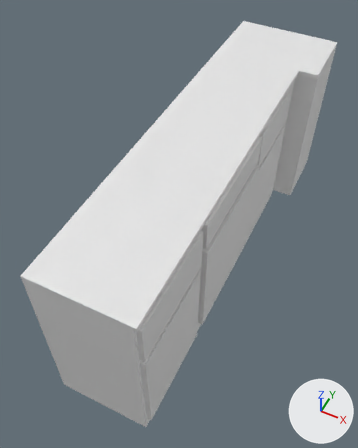
Renders of the FBX model cookies/Assets/Models/Props/kitchen_countertop_2.FBX from each side of a commit.
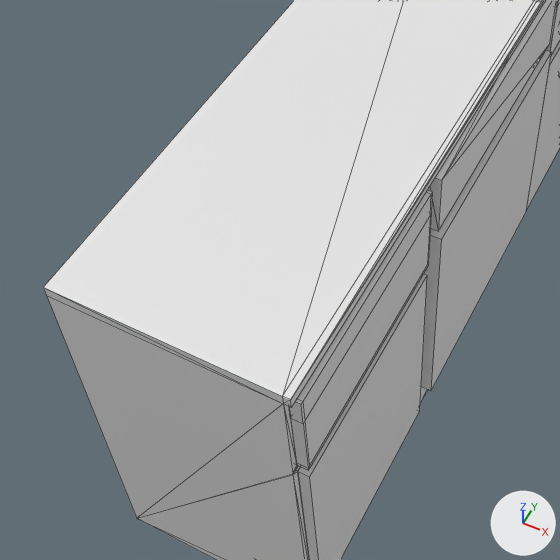
Each version is shown whole from a camera (50 mm lens) standing at (0.432, -1.246, 1.563) and looking at (-0.096, -0.19, 0.244), then close up on the part from 0% to 74% of the width and 31% to 90% of the height. Every picture has the same lights, and +X, +Y and +Z are marked at lower right. The close-ups show mesh edges as thin lines. Materials are left out; every surface is plain grey. Where no turn or scale is listed for an object, it has been applied to the vertices.

The first close-up shows 'cupboard', 'cupboard_door_2', 'cupboard_door_3', 'cupboard_drawer_2', 'dishwasher_door'.
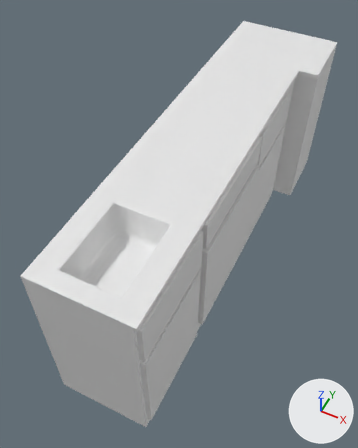
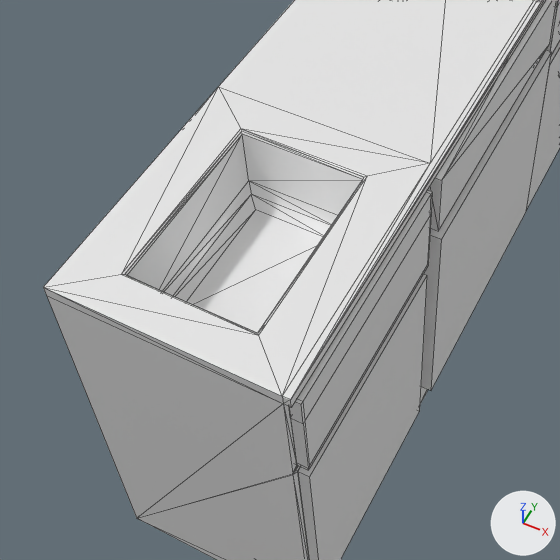
The newer file is also turned or shifted as a whole; pictures and numbers use the older file's frame.

Pixel boxes (x1, y1, x2, y2) of what changed, in the close-ups (560 x 560 px):
part 1 of me_mesh, built on
    both: (44, 0, 537, 397)

Diff of the bpy script that builds the scene:
```diff
--- a/cookies/Assets/Models/Props/kitchen_countertop_2.FBX.py
+++ b/cookies/Assets/Models/Props/kitchen_countertop_2.FBX.py
@@ me_mesh @@
 # used by ob_cupboard; location = (-0.03, 0.633, 0.596)
-me_mesh.from_pydata(...)  # 94 vertices, 184 faces; spans x -0.184..0.203, y -1.427..0.0, z -0.596..0.008
+me_mesh.from_pydata(...)  # 120 vertices, 234 faces; spans x -0.184..0.203, y -1.427..0.0, z -0.596..0.008
+# me_mesh part 1
+# 6 faces are deleted
+# 26 vertices are added at x -0.184..0.123, y -1.374..-1.065, z -0.092..0.008
+# 56 new faces join them
```
